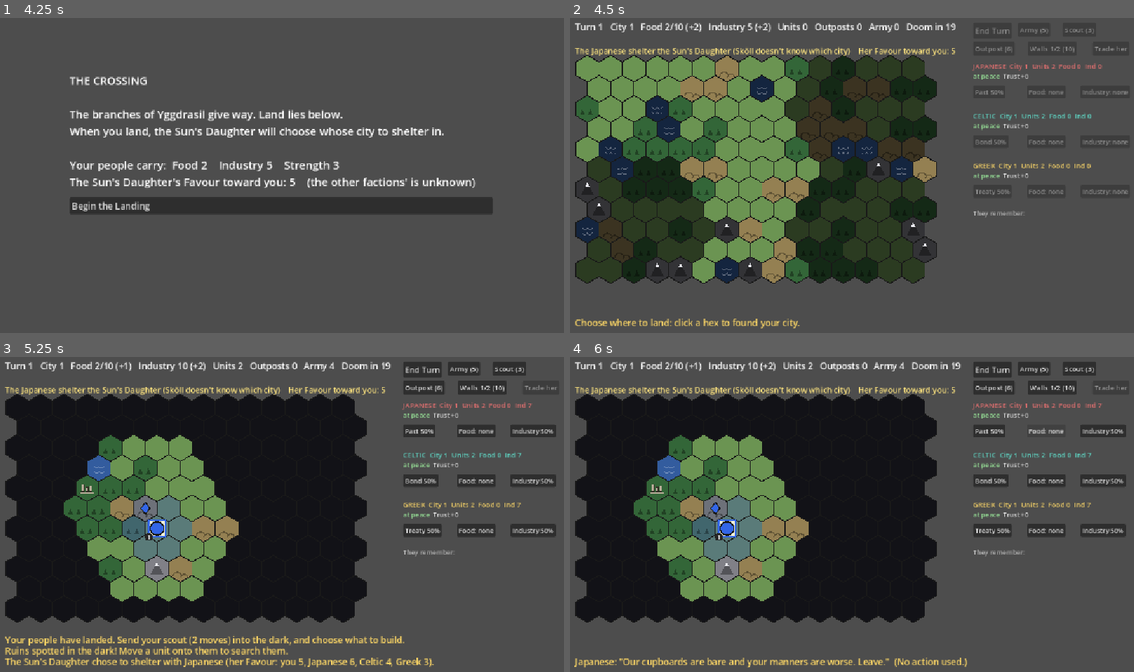
Above: before the commit, frames 1-4 (two rows, left to right).
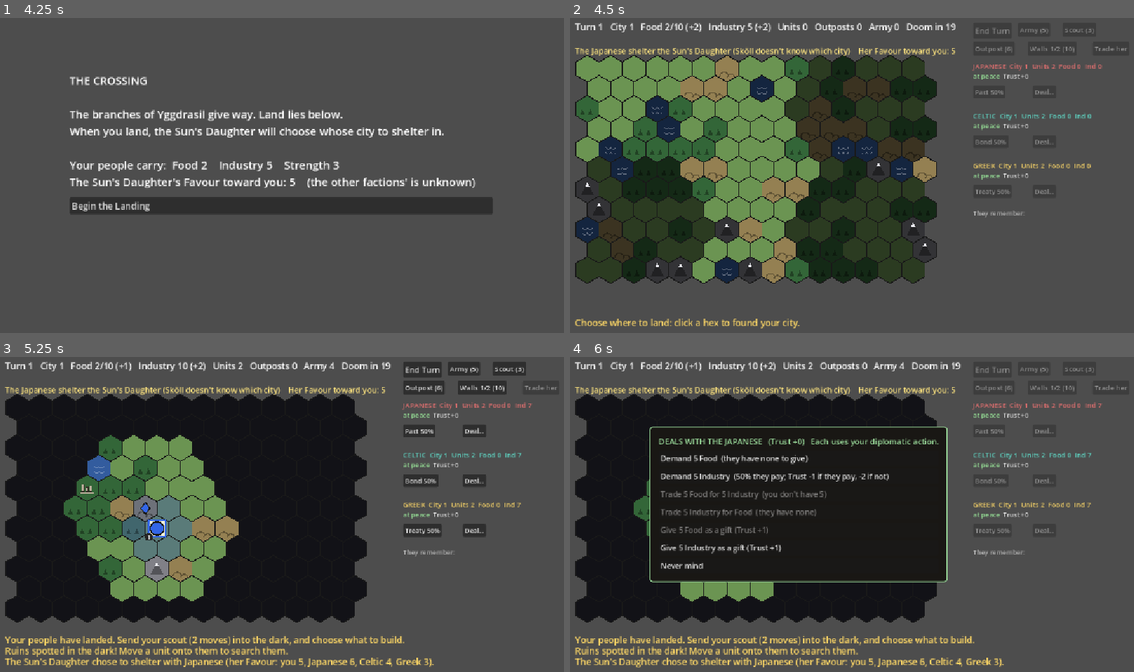
Above: after the commit, the same moments.

Repository: BnanaSkully/after-ragnorok-prototype
Game: Godot game, scene res://main.tscn
Same seed, same stepped clock (60 frames per second), same inputs: the game is played once before the commit and once after it.
Inputs (mouse positions are in pixels of both pictures, inside the frame that each line leads up to):
- Up to frame 1 (4.25 s): tap Enter at 0.5 s; move the mouse to (406, 156) at 0.52 s; click (406, 156) at 0.67 s; click "Save the food stores (Food +3…" at 1.25 s; click "Strip it for tools (Industry …" at 2 s; click "Stand and fight so the others…" at 2.75 s; click "Share your food with her (Foo…" at 3.5 s
- Up to frame 2 (4.5 s): click "Begin the Landing" at 4.25 s
- Up to frame 3 (5.25 s): tap Space at 5 s; move the mouse to (169, 530) at 5.02 s; click (169, 530) at 5.17 s
- Up to frame 4 (6 s): click (1043, 432) at 5.75 s, where only the run before the commit has a clickable "Food: none"

Frame 1 is identical in both runs. In frame 2, 0.2% of the frame differs, in the area x 81-99%, y 22-57%; in frame 3, 1.2%; in frame 4, 17%, in the area x 0-99%, y 3-99%.

Commit message:
Trading: a Deal panel per AI faction
One Deal button per AI replaces the two demand buttons. The panel lists:
demand Food/Industry (as before), trade 5 of one for the other at a
price the AI works out (more if it needs what you give, less if it needs
what it gives, better with Trust), gifts (Trust +1, up to Trust 5), and
at war: offer 6 Industry for peace (+30% chance, kept if refused).
AIs short of one resource offer trades too (pop-up). Every deal uses
the turn's diplomatic action.

Co-Authored-By: Claude Opus 5.5 <noreply@anthropic.com>
Claude-Session: https://claude.ai/code/session_01Kpeg7CRGiS32obhUmw9DoK

Diff:
--- a/diplomacy.gd
+++ b/diplomacy.gd
@@ -39,6 +39,16 @@
 const RIVAL_PEACE_TURNS := 5 # at war this long (or weaker, or afraid of Sköll), it may offer peace
 const RIVAL_PEACE_CHANCE := 0.25
 const ALLY_ABANDON_GAP := -4 # an AI ally breaks its word rather than join a war on someone this much stronger
+# Trading (standard 4X deals). Each uses the player's diplomatic action.
+const TRADE_AMOUNT := 5 # you give this much Food or Industry...
+const TRADE_BASE := 4 # ...and they give back this much of the other, adjusted:
+# +1 if they need what you give, -1 if they need what they'd give up,
+# +1 at Trust 3+, -1 at Trust -3 or less (never below 1, never more than they have)
+const GIFT_AMOUNT := 5
+const GIFT_TRUST := 1 # a gift raises their Trust...
+const GIFT_TRUST_CAP := 5 # ...but only up to this (you can't buy friendship forever)
+const PEACE_TRIBUTE := 6 # Industry you can offer to sweeten a peace offer...
+const PEACE_TRIBUTE_BONUS := 0.3 # ...for this much more chance (kept if they refuse)
 
 # The AI faction's own diplomacy
 const RIVAL_OFFER_CHANCE := 0.15 # chance each turn that it proposes or demands something (per faction; with 3 AIs about 1 turn in 3 has an offer)
@@ -162,6 +172,92 @@
 func can_propose() -> bool:
 	return not action_used and not pact_active() and not at_war and other.is_alive()
 
+# --- Trading -------------------------------------------------------------------
+func other_resource(res: String) -> String:
+	return "industry" if res == "food" else "food"
+
+# Is this faction short of Food or Industry? (Short of Food: stores under 5
+# or not growing; short of Industry: can't afford an army unit.)
+func needs(f: Faction, res: String) -> bool:
+	if res == "food":
+		return f.food < 5 or game.food_change(f) <= 0
+	return f.industry < GameState.UNIT_COST
+
+# How much of the other resource they'd give for TRADE_AMOUNT of "give" from
+# the player (0 = no deal: at war, or they have nothing to give).
+func trade_quote(give: String) -> int:
+	if at_war or not other.is_alive():
+		return 0
+	var get := other_resource(give)
+	var amount := TRADE_BASE
+	if needs(other, give):
+		amount += 1
+	if needs(other, get):
+		amount -= 1
+	if trust >= 3:
+		amount += 1
+	elif trust <= -3:
+		amount -= 1
+	return clampi(amount, 1, other.get(get)) if other.get(get) > 0 else 0
+
+func can_deal() -> bool:
+	return not action_used and other.is_alive()
+
+# The player trades TRADE_AMOUNT of "give" for the quoted amount of the other.
+func trade(give: String) -> bool:
+	var amount := trade_quote(give)
+	var player: Faction = game.player
+	if not can_deal() or amount <= 0 or player.get(give) < TRADE_AMOUNT:
+		return false
+	action_used = true
+	var get := other_resource(give)
+	player.set(give, player.get(give) - TRADE_AMOUNT)
+	other.set(give, other.get(give) + TRADE_AMOUNT)
+	other.set(get, other.get(get) - amount)
+	player.set(get, player.get(get) + amount)
+	remember("Turn %d: you traded %d %s to %s for %d %s." % [game.turn, TRADE_AMOUNT, give.capitalize(), other.name, amount, get.capitalize()])
+	return true
+
+func gift_trust_gain() -> int:
+	return GIFT_TRUST if trust < GIFT_TRUST_CAP else 0
+
+func can_gift(res: String) -> bool:
+	return can_deal() and not at_war and game.player.get(res) >= GIFT_AMOUNT
+
+# A gift of GIFT_AMOUNT: Trust +1 (until Trust reaches GIFT_TRUST_CAP).
+func gift(res: String) -> bool:
+	if not can_gift(res):
+		return false
+	action_used = true
+	var player: Faction = game.player
+	player.set(res, player.get(res) - GIFT_AMOUNT)
+	other.set(res, other.get(res) + GIFT_AMOUNT)
+	var gain := gift_trust_gain()
+	change_trust(gain)
+	remember("Turn %d: you gave %s %d %s. Trust %+d." % [game.turn, other.name, GIFT_AMOUNT, res.capitalize(), gain])
+	return true
+
+func tribute_peace_chance() -> float:
+	return clampf(peace_chance() + PEACE_TRIBUTE_BONUS, 0.05, 0.95)
+
+func can_offer_tribute() -> bool:
+	return can_propose_peace() and game.player.industry >= PEACE_TRIBUTE
+
+# At war: offer PEACE_TRIBUTE Industry for peace. Paid only if they accept.
+func offer_tribute_for_peace() -> bool:
+	if not can_offer_tribute():
+		return false
+	action_used = true
+	var chance := tribute_peace_chance()
+	if randf() < chance:
+		game.player.industry -= PEACE_TRIBUTE
+		other.industry += PEACE_TRIBUTE
+		make_peace()
+		remember("Turn %d: you paid %s %d Industry for peace (%d%% chance). Truce for %d turns." % [game.turn, other.name, PEACE_TRIBUTE, roundi(chance * 100), TRUCE_TURNS])
+		return true
+	remember("Turn %d: %s refused %d Industry for peace (%d%% chance). You keep it." % [game.turn, other.name, PEACE_TRIBUTE, roundi(chance * 100)])
+	return false
+
 func can_propose_peace() -> bool:
 	return not action_used and at_war and other.is_alive()
 
@@ -326,6 +422,14 @@
 				options.append(resource)
 		if not options.is_empty():
 			pending = {"type": "demand", "resource": options.pick_random()}
+			return
+	# Short of one thing and with plenty of the other: it offers a trade.
+	for want in ["food", "industry"]:
+		var give := other_resource(want)
+		var amount := trade_quote(want) # what it would pay for TRADE_AMOUNT of "want"
+		if needs(rival, want) and not needs(rival, give) and amount > 0 and player.get(want) >= TRADE_AMOUNT:
+			pending = {"type": "trade", "want": want, "give": give, "amount": amount}
+			return
 
 func has_pending() -> bool:
 	return not pending.is_empty()
@@ -335,6 +439,8 @@
 	var rival: Faction = other
 	if pending.get("type") == "oath":
 		return "%s proposes %s, a defensive alliance for %d turns: if anyone declares war on one of you, the other joins the war.\n\nAccept: the %s begins, Trust %+d.\nRefuse: Trust %+d." % [rival.name, a_pact(), PACT_LENGTH, pact_word(), TRUST_ACCEPTED_THEIR_OATH, TRUST_REFUSED_THEIR_OATH]
+	if pending.get("type") == "trade":
+		return "%s is short of %s and offers a trade: %d %s for %d of your %s.\n\nAccept: the trade is made.\nRefuse: no harm done." % [rival.name, String(pending["want"]).capitalize(), pending["amount"], String(pending["give"]).capitalize(), TRADE_AMOUNT, String(pending["want"]).capitalize()]
 	if pending.get("type") == "peace":
 		return "%s is tired of the war and offers peace.\n\nAccept: peace, and a truce for %d turns. Trust %+d.\nRefuse: the war goes on." % [rival.name, TRUCE_TURNS, TRUST_PEACE_MADE]
 	if pending.get("type") == "demand":
@@ -361,6 +467,18 @@
 		else:
 			change_trust(TRUST_REFUSED_THEIR_OATH)
 			remember("Turn %d: you refused %s's %s. Trust %+d." % [game.turn, rival.name, pact_word(), TRUST_REFUSED_THEIR_OATH])
+	elif offer["type"] == "trade":
+		var want: String = offer["want"]
+		var give: String = offer["give"]
+		var amount: int = mini(offer["amount"], rival.get(give))
+		if accept and player.get(want) >= TRADE_AMOUNT and amount > 0:
+			player.set(want, player.get(want) - TRADE_AMOUNT)
+			rival.set(want, rival.get(want) + TRADE_AMOUNT)
+			rival.set(give, rival.get(give) - amount)
+			player.set(give, player.get(give) + amount)
+			remember("Turn %d: you accepted %s's trade: %d %s for %d %s." % [game.turn, rival.name, TRADE_AMOUNT, want.capitalize(), amount, give.capitalize()])
+		else:
+			game.add_message("You turned down %s's trade." % rival.name)
 	elif offer["type"] == "peace":
 		if accept and at_war:
 			make_peace()
--- a/game_state.gd
+++ b/game_state.gd
@@ -610,6 +610,22 @@
 	messages.clear()
 	relation(f).demand(resource) # posts its own message
 
+# Deals (each uses the turn's diplomatic action; see diplomacy.gd).
+func player_trade(f: Faction, give: String) -> void:
+	if can_act():
+		messages.clear()
+		relation(f).trade(give)
+
+func player_gift(f: Faction, res: String) -> void:
+	if can_act():
+		messages.clear()
+		relation(f).gift(res)
+
+func player_tribute_for_peace(f: Faction) -> void:
+	if can_act():
+		messages.clear()
+		relation(f).offer_tribute_for_peace()
+
 func player_build_walls() -> void:
 	if not can_act():
 		return
--- a/main.gd
+++ b/main.gd
@@ -50,7 +50,11 @@
 var scout_button: Button
 var outpost_button: Button
 var walls_button: Button
-var faction_buttons := {} # AI faction -> {"pact": Button, "food": Button, "industry": Button}
+var faction_buttons := {} # AI faction -> {"pact": Button, "deal": Button}
+var deal_panel: PanelContainer # every deal with one AI faction (demand, trade, gift, pay for peace)
+var deal_heading: Label
+var deal_buttons: VBoxContainer
+var deal_with: Faction = null # whose deals the panel shows
 var trade_button: Button # opens the "trade the Sun's Daughter" panel
 var trade_panel: PanelContainer
 var trade_label: Label
@@ -83,8 +87,7 @@
 		var y := BLOCK_Y + i * BLOCK_H + 46
 		var set := {
 			"pact": add_button("", Vector2(PANEL_X, y), on_propose_pact.bind(f)),
-			"food": add_button("", Vector2(PANEL_X + 108, y), on_demand.bind(f, "food")),
-			"industry": add_button("", Vector2(PANEL_X + 216, y), on_demand.bind(f, "industry")),
+			"deal": add_button("Deal...", Vector2(PANEL_X + 120, y), on_open_deals.bind(f)),
 		}
 		for b in set.values():
 			b.add_theme_font_size_override("font_size", 13)
@@ -94,6 +97,7 @@
 	play_again_button.visible = false
 	build_offer_ui()
 	build_choice_ui()
+	build_deal_ui()
 	build_trade_ui()
 	build_crossing_ui()
 	state.start_crossing()
@@ -172,12 +176,9 @@
 				pact.text = "%s %d%%" % [word, roundi(d.accept_chance() * 100)]
 			pact.disabled = not playing or not d.can_propose() or d.is_oathbreaker()
 		pact.tooltip_text = "Ask for peace (uses your diplomatic action)." if d.at_war else "%s: a defensive alliance for %d turns. If anyone declares war on one of you, the other joins the war." % [word, Diplomacy.PACT_LENGTH]
-		for resource in ["food", "industry"]:
-			var button: Button = set[resource]
-			var chance: float = d.demand_chance(resource)
-			var short := "Food" if resource == "food" else "Industry"
-			button.text = "%s: none" % short if chance <= 0.0 else "%s %d%%" % [short, roundi(chance * 100)]
-			button.disabled = not playing or not d.can_demand()
+		var deal: Button = set["deal"]
+		deal.disabled = not playing or not d.can_deal()
+		deal.tooltip_text = "Demand, trade, give gifts, or pay for peace (uses your diplomatic action)."
 
 func show_end_screen() -> void:
 	# The Play Again button sits under the end-screen text (see _draw).
@@ -226,6 +227,87 @@
 
 func on_demand(f: Faction, resource: String) -> void:
 	state.player_demand(f, resource)
+	close_deals()
+
+# --- Deals with one AI faction (panel) ------------------------------------------------
+func build_deal_ui() -> void:
+	deal_panel = PanelContainer.new()
+	deal_panel.position = Vector2(170, 150)
+	deal_panel.custom_minimum_size = Vector2(540, 0)
+	var style := StyleBoxFlat.new()
+	style.bg_color = Color(0.1, 0.09, 0.08)
+	style.border_color = Color(0.6, 0.85, 0.6)
+	style.set_border_width_all(2)
+	style.set_corner_radius_all(6)
+	style.set_content_margin_all(18)
+	deal_panel.add_theme_stylebox_override("panel", style)
+	add_child(deal_panel)
+	var box := VBoxContainer.new()
+	box.add_theme_constant_override("separation", 8)
+	deal_panel.add_child(box)
+	deal_heading = Label.new()
+	deal_heading.add_theme_font_size_override("font_size", 16)
+	deal_heading.add_theme_color_override("font_color", Color(0.6, 0.85, 0.6))
+	box.add_child(deal_heading)
+	deal_buttons = VBoxContainer.new()
+	deal_buttons.add_theme_constant_override("separation", 6)
+	box.add_child(deal_buttons)
+	deal_panel.visible = false
+
+func add_deal(text: String, enabled: bool, action: Callable) -> void:
+	var b := Button.new()
+	b.text = text
+	b.alignment = HORIZONTAL_ALIGNMENT_LEFT
+	b.add_theme_font_size_override("font_size", 15)
+	b.disabled = not enabled
+	b.pressed.connect(action)
+	deal_buttons.add_child(b)
+
+# Every deal with faction f and its terms, worked out by the rules (diplomacy.gd).
+func on_open_deals(f: Faction) -> void:
+	var d: Diplomacy = state.relation(f)
+	if not state.can_act() or not d.can_deal():
+		return
+	deal_with = f
+	deal_heading.text = "DEALS WITH THE %s   (Trust %+d%s)   Each uses your diplomatic action." % [f.name.to_upper(), d.trust, ", AT WAR" if d.at_war else ""]
+	for b in deal_buttons.get_children():
+		deal_buttons.remove_child(b)
+		b.queue_free()
+	var p := state.player
+	if d.at_war:
+		add_deal("Offer %d Industry for peace (%d%% chance; you keep it if they refuse)" % [Diplomacy.PEACE_TRIBUTE, roundi(d.tribute_peace_chance() * 100)], d.can_offer_tribute(), on_deal.bind(func(): state.player_tribute_for_peace(f)))
+	for res in ["food", "industry"]:
+		var chance: float = d.demand_chance(res)
+		var label := "Demand %d %s" % [Diplomacy.DEMAND_AMOUNT, res.capitalize()]
+		label += "  (they have none to give)" if chance <= 0.0 else "  (%d%% they pay; Trust %+d if they pay, %+d if not)" % [roundi(chance * 100), Diplomacy.TRUST_DEMAND_PAID, Diplomacy.TRUST_DEMAND_REFUSED]
+		add_deal(label, d.can_demand(), on_deal.bind(func(): state.player_demand(f, res)))
+	if not d.at_war:
+		for give in ["food", "industry"]:
+			var get := d.other_resource(give)
+			var amount: int = d.trade_quote(give)
+			var label := "Trade %d %s for %d %s" % [Diplomacy.TRADE_AMOUNT, give.capitalize(), amount, get.capitalize()]
+			if amount <= 0:
+				label = "Trade %d %s for %s  (they have none)" % [Diplomacy.TRADE_AMOUNT, give.capitalize(), get.capitalize()]
+			elif p.get(give) < Diplomacy.TRADE_AMOUNT:
+				label += "  (you don't have %d)" % Diplomacy.TRADE_AMOUNT
+			add_deal(label, amount > 0 and p.get(give) >= Diplomacy.TRADE_AMOUNT, on_deal.bind(func(): state.player_trade(f, give)))
+		for res in ["food", "industry"]:
+			var gain := d.gift_trust_gain()
+			var label := "Give %d %s as a gift (Trust %+d%s)" % [Diplomacy.GIFT_AMOUNT, res.capitalize(), gain, "" if gain > 0 else ": they already trust you enough"]
+			add_deal(label, d.can_gift(res), on_deal.bind(func(): state.player_gift(f, res)))
+	add_deal("Never mind", true, close_deals)
+	deal_panel.size = Vector2.ZERO
+	deal_panel.visible = true
+	for b in all_game_buttons():
+		b.disabled = true
+
+func on_deal(action: Callable) -> void:
+	action.call()
+	close_deals()
+
+func close_deals() -> void:
+	deal_panel.visible = false
+	deal_with = null
 	refresh()
 
 # --- The Crossing screen ------------------------------------------------------
@@ -328,7 +410,7 @@
 	offer_heading.text = "A MESSAGE FROM THE %s" % r.other.name.to_upper()
 	offer_label.text = r.pending_text()
 	var kind: String = r.pending.get("type")
-	offer_accept_button.text = {"demand": "Pay", "daughter": "Take her", "peace": "Make peace"}.get(kind, "Accept")
+	offer_accept_button.text = {"demand": "Pay", "daughter": "Take her", "peace": "Make peace", "trade": "Trade"}.get(kind, "Accept")
 	offer_panel.visible = true
 	update_buttons()
 
@@ -468,7 +550,7 @@
 
 # --- Mouse clicks: turn screen positions into hexes, then ask the state ---------
 func _unhandled_input(event: InputEvent) -> void:
-	if state.game_over or state.phase == GameState.Phase.CROSSING or state.is_waiting() or trade_panel.visible:
+	if state.game_over or state.phase == GameState.Phase.CROSSING or state.is_waiting() or trade_panel.visible or deal_panel.visible:
 		return
 	if event is InputEventMouseMotion:
 		var cell := HexView2D.cell_at(get_local_mouse_position())
